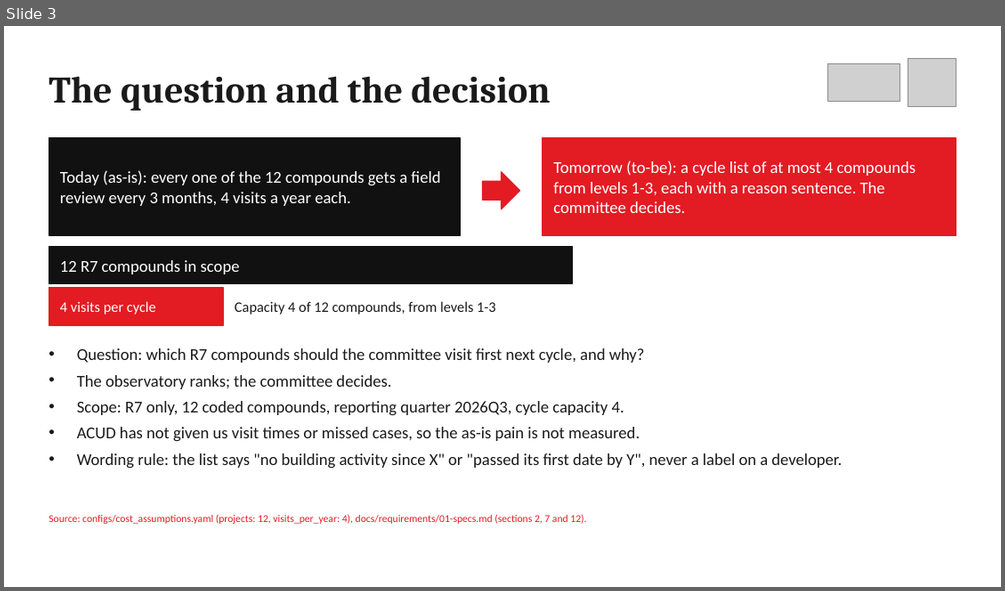
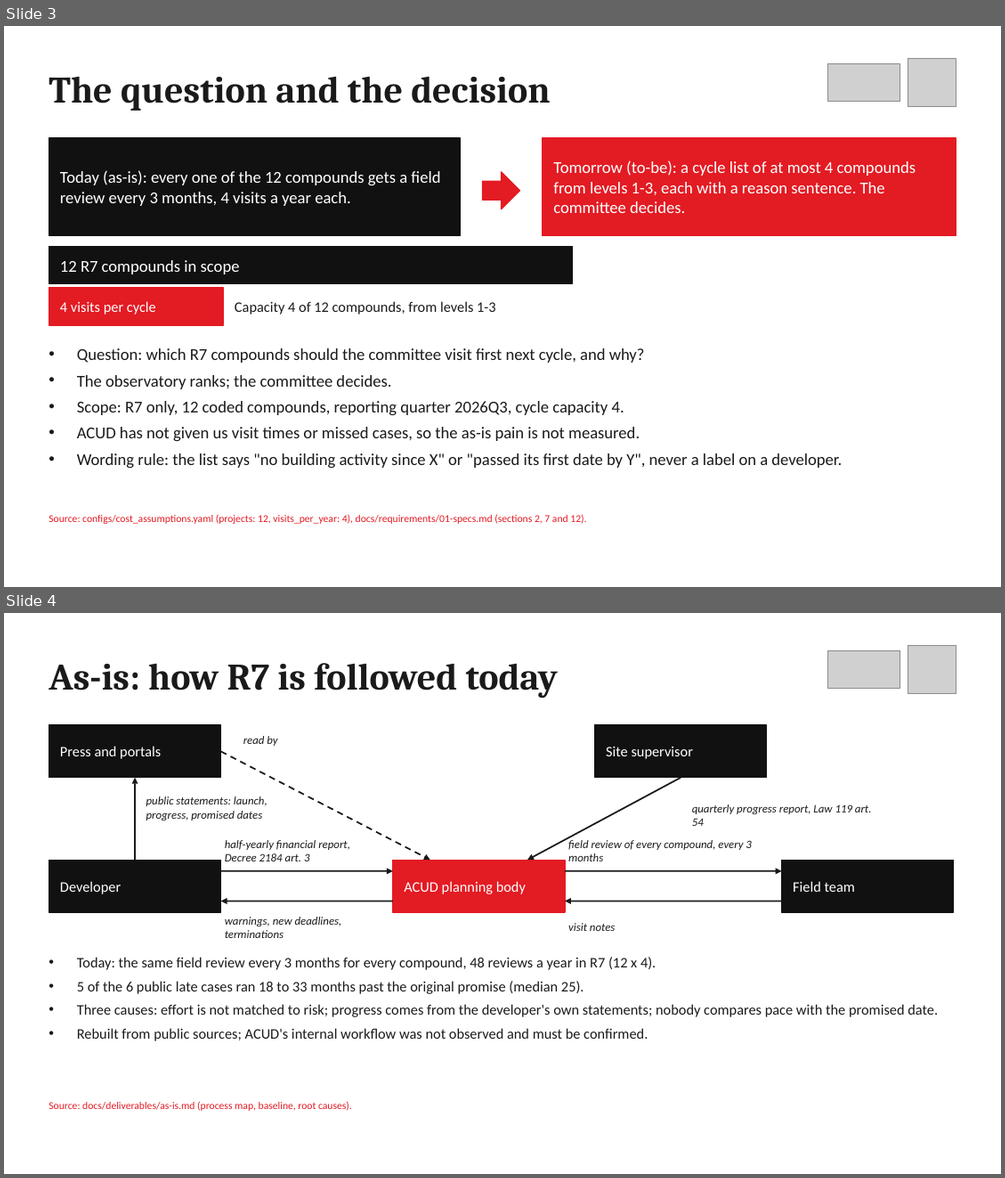
Before and after one commit to elsayedelmandoh/spaceeye-geoai, a slide deck: docs/deliverables/01-presentation/presentation.pptx. Shown one above the other, each under a label of ours: slide 3 before the commit, slides 3 and 4 after it. The pictures are 1005x591 and 1005x1178 pixels, drawn with LibreOffice and Linux fonts; fonts in the diff are those of the drawing; grey boxes stand for pictures. Boxes give left, top, right and bottom in pixels: in the first picture for what was removed or moved away, otherwise in the second. Text is boxed around its words. In the diff, an @@ line names an element or a change of style, - is before the commit and + after.

Commit message:
docs: deck as-is process slide (2a); rubric map criterion 2 and 20-slide plan

```diff
--- a/docs/deliverables/01-presentation/presentation.pptx
+++ b/docs/deliverables/01-presentation/presentation.pptx
@@ slide 4 added at (x1=4, y1=613, x2=1001, y2=1174), background #FFFFFF @@
@@ text added at (x1=48, y1=663, x2=558, y2=698), 36 pt, text #1A1A1A, bold @@
+As-is: how R7 is followed today
@@ picture added at (x1=828, y1=650, x2=900, y2=688) @@
@@ picture added at (x1=908, y1=645, x2=956, y2=693) @@
@@ rectangle added at (x1=48, y1=725, x2=221, y2=778), fill #111111, outline #111111 1 pt @@
@@ text added at (x1=60, y1=746, x2=161, y2=759), 14 pt, text #FFFFFF @@
+Press and portals
@@ text added at (x1=243, y1=736, x2=277, y2=746), 11 pt, text #1A1A1A, italic @@
+read by
@@ rectangle added at (x1=595, y1=725, x2=767, y2=778), fill #111111, outline #111111 1 pt @@
@@ arrow added from (221, 751) to (430, 860), #1A1A1A 1.5 pt dashed @@
@@ text added at (x1=606, y1=747, x2=693, y2=759), 14 pt, text #FFFFFF @@
+Site supervisor
@@ arrow added from (135, 860) to (135, 778), #1A1A1A 1.5 pt @@
@@ text added at (x1=146, y1=796, x2=267, y2=820), 11 pt, text #1A1A1A, italic @@
+public statements: launch, progress, promised dates
@@ arrow added from (680, 778) to (527, 860), #1A1A1A 1.5 pt @@
@@ text added at (x1=692, y1=804, x2=872, y2=826), 11 pt, text #1A1A1A, italic @@
+quarterly progress report, Law 119 art. 54
@@ text added at (x1=225, y1=840, x2=350, y2=861), 11 pt, text #1A1A1A, italic @@
+half-yearly financial report, Decree 2184 art. 3
@@ text added at (x1=568, y1=838, x2=751, y2=861), 11 pt, text #1A1A1A, italic @@
+field review of every compound, every 3 months
@@ rectangle added at (x1=48, y1=860, x2=221, y2=912), fill #111111, outline #111111 1 pt @@
@@ arrow added from (221, 871) to (393, 871), #1A1A1A 1.5 pt @@
@@ rectangle added at (x1=393, y1=860, x2=565, y2=912), fill #E31B23, outline #E31B23 1 pt @@
@@ arrow added from (565, 871) to (782, 871), #1A1A1A 1.5 pt @@
@@ rectangle added at (x1=782, y1=860, x2=954, y2=912), fill #111111, outline #111111 1 pt @@
@@ text added at (x1=60, y1=881, x2=121, y2=894), 14 pt, text #FFFFFF @@
+Developer
@@ arrow added from (393, 900) to (221, 900), #1A1A1A 1.5 pt @@
@@ text added at (x1=404, y1=881, x2=526, y2=894), 14 pt, text #FFFFFF @@
+ACUD planning body
@@ arrow added from (782, 900) to (565, 900), #1A1A1A 1.5 pt @@
@@ text added at (x1=793, y1=881, x2=855, y2=892), 14 pt, text #FFFFFF @@
+Field team
@@ text added at (x1=225, y1=916, x2=342, y2=938), 11 pt, text #1A1A1A, italic @@
+warnings, new deadlines, terminations
@@ text added at (x1=568, y1=923, x2=615, y2=931), 11 pt, text #1A1A1A, italic @@
+visit notes
@@ text added at (x1=77, y1=957, x2=938, y2=1041), 14 pt, text #1A1A1A @@
+• Today: the same field review every 3 months for every compound, 48 reviews a year in R7 (12 x 4).
+• 5 of the 6 public late cases ran 18 to 33 months past the original promise (median 25).
+• Three causes: effort is not matched to risk; progress comes from the developer's own statements; nobody compares pace with the promised date.
+• Rebuilt from public sources; ACUD's internal workflow was not observed and must be confirmed.
@@ text added at (x1=48, y1=1101, x2=352, y2=1111), 10 pt, text #E31B23 @@
+Source: docs/deliverables/as-is.md (process map, baseline, root causes).
```
Also in this commit, not shown: 4 slides changed, 5 other files.
